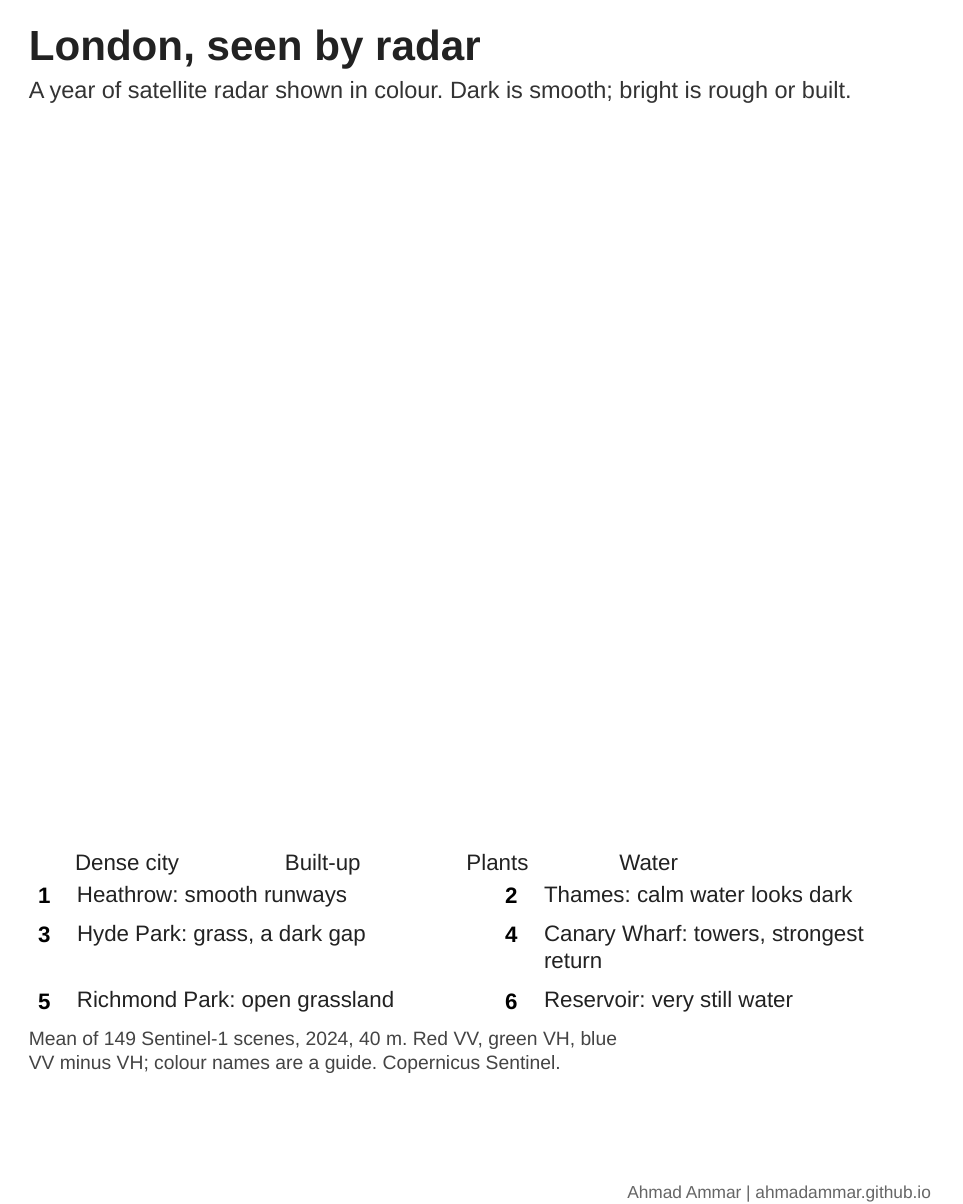
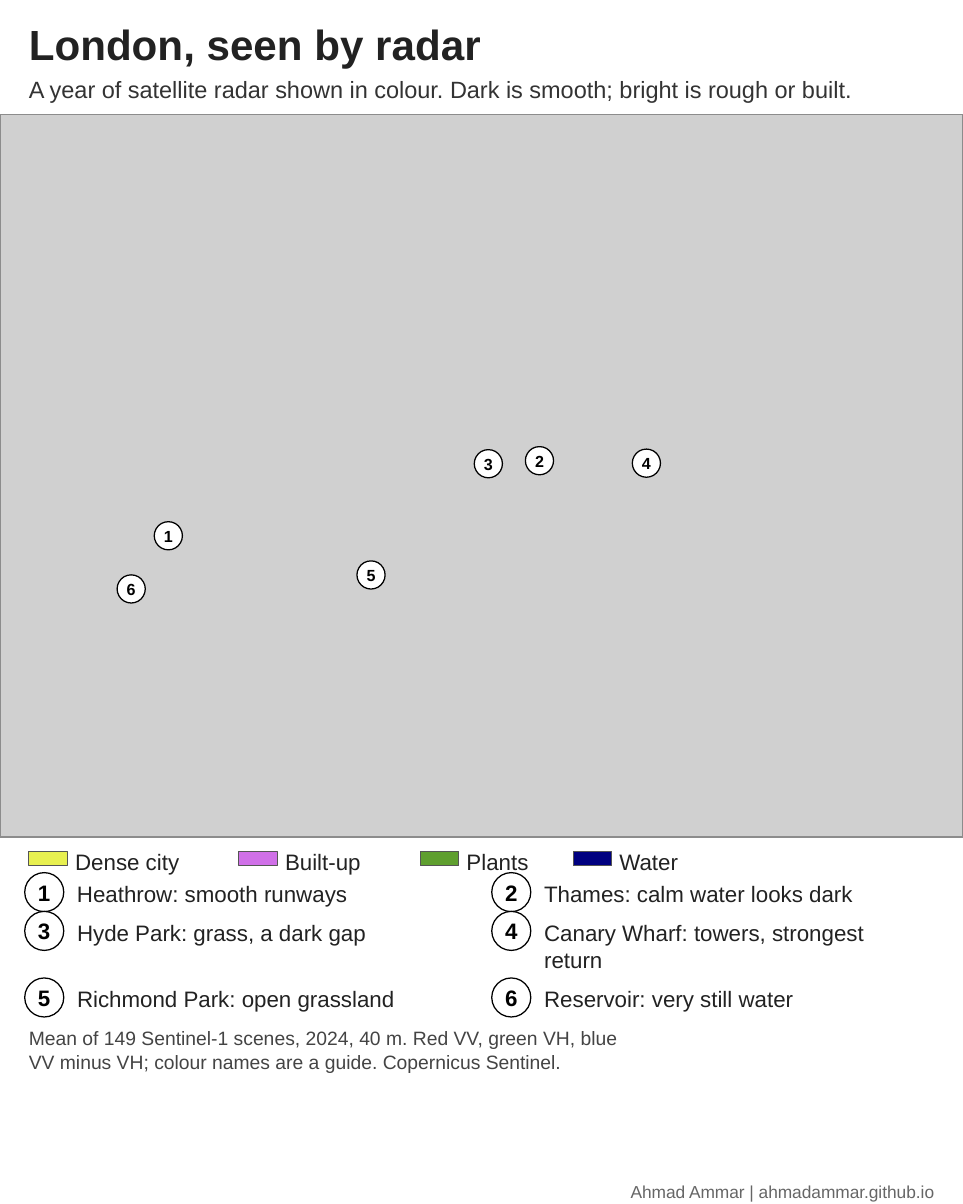
Before and after one commit to AhmadAmmar/sar-reading-manual, a slide deck: slide 1 of figures/story_london_radar.pptx. Drawn at 963x1204 pixels with LibreOffice and Linux fonts; fonts in the diff are those of the drawing; grey boxes stand for pictures; background and template pictures are left out. Boxes give left, top, right and bottom in pixels: in the first picture for what was removed or moved away, otherwise in the second. Text is boxed around its words. In the diff, an @@ line names an element or a change of style, - is before the commit and + after.

```diff
--- a/figures/story_london_radar.pptx
+++ b/figures/story_london_radar.pptx
@@ picture added at [0,114,963,836] @@
@@ ellipse added at [474,449,503,478], fill #FFFFFF, outline #000000 0.5 pt, 6.5 pt, text #000000, bold @@
+3
@@ ellipse added at [526,446,555,474], fill #FFFFFF, outline #000000 0.5 pt, 6.5 pt, text #000000, bold @@
+2
@@ ellipse added at [633,449,662,478], fill #FFFFFF, outline #000000 0.5 pt, 6.5 pt, text #000000, bold @@
+4
@@ ellipse added at [153,521,182,549], fill #FFFFFF, outline #000000 0.5 pt, 6.5 pt, text #000000, bold @@
+1
@@ ellipse added at [357,560,385,588], fill #FFFFFF, outline #000000 0.5 pt, 6.5 pt, text #000000, bold @@
+5
@@ ellipse added at [118,574,146,603], fill #FFFFFF, outline #000000 0.5 pt, 6.5 pt, text #000000, bold @@
+6
@@ rectangle added at [29,851,68,865], fill #E8F050, outline #555555 0.3 pt @@
@@ rectangle added at [239,851,278,865], fill #D070E8, outline #555555 0.3 pt @@
@@ rectangle added at [421,851,460,865], fill #5F9F2F, outline #555555 0.3 pt @@
@@ text "Plants" rewrapped from [466,854,528,871] to [466,854,528,875] @@
@@ rectangle added at [572,851,612,865], fill #000080, outline #555555 0.3 pt @@
@@ ellipse "1": place and size @@
-ellipse "1" at [38,887,50,903]
+ellipse "1" at [25,872,64,911]
@@ ellipse "2": place and size @@
-ellipse "2" at [505,887,517,903]
+ellipse "2" at [492,872,531,911]
@@ ellipse "3": place and size @@
-ellipse "3" at [38,926,50,943]
+ellipse "3" at [25,911,64,951]
@@ ellipse "4": place and size @@
-ellipse "4" at [505,926,517,942]
+ellipse "4" at [492,911,531,951]
@@ alignment left to centre; vertical alignment top to middle; fill none to #FFFFFF; outline none to #000000 0.5 pt in 6 elements at [492,872,531,911], [492,911,531,951], [492,977,531,1016], [25,872,64,911], [25,911,64,951], [25,977,64,1016] @@
@@ ellipse "5": place and size @@
-ellipse "5" at [38,993,50,1010]
+ellipse "5" at [25,977,64,1016]
@@ ellipse "6": place and size @@
-ellipse "6" at [505,993,517,1009]
+ellipse "6" at [492,977,531,1016]
@@ text "Ahmad Ammar | ahmadammar.github.io" at [631,1185,935,1202]: alignment left to right @@
```
Also in this commit, not shown: 7 other files.
